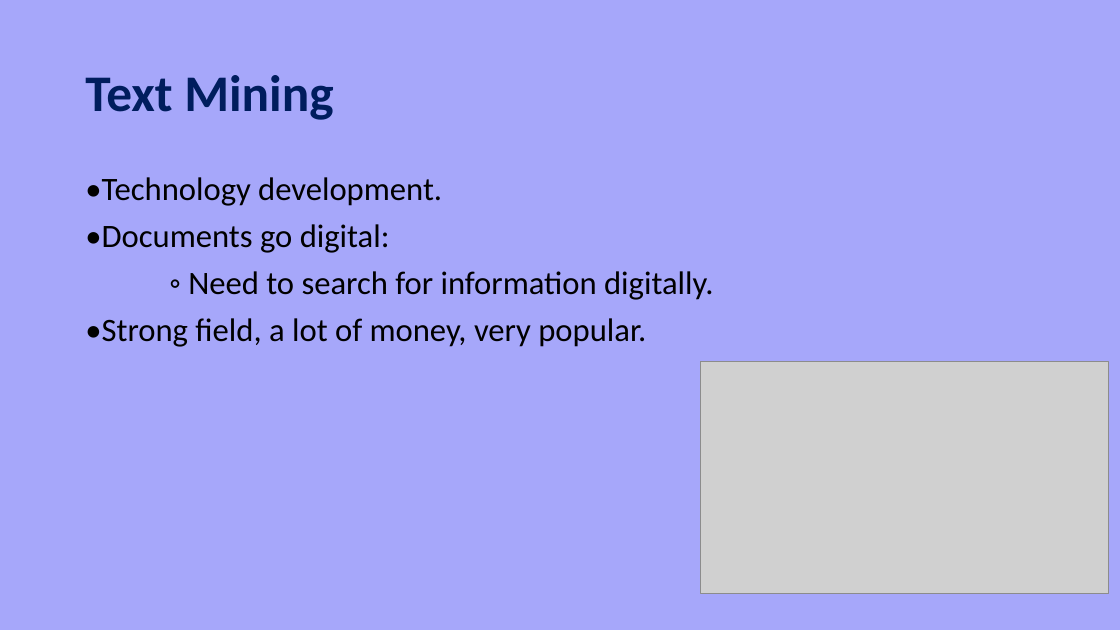
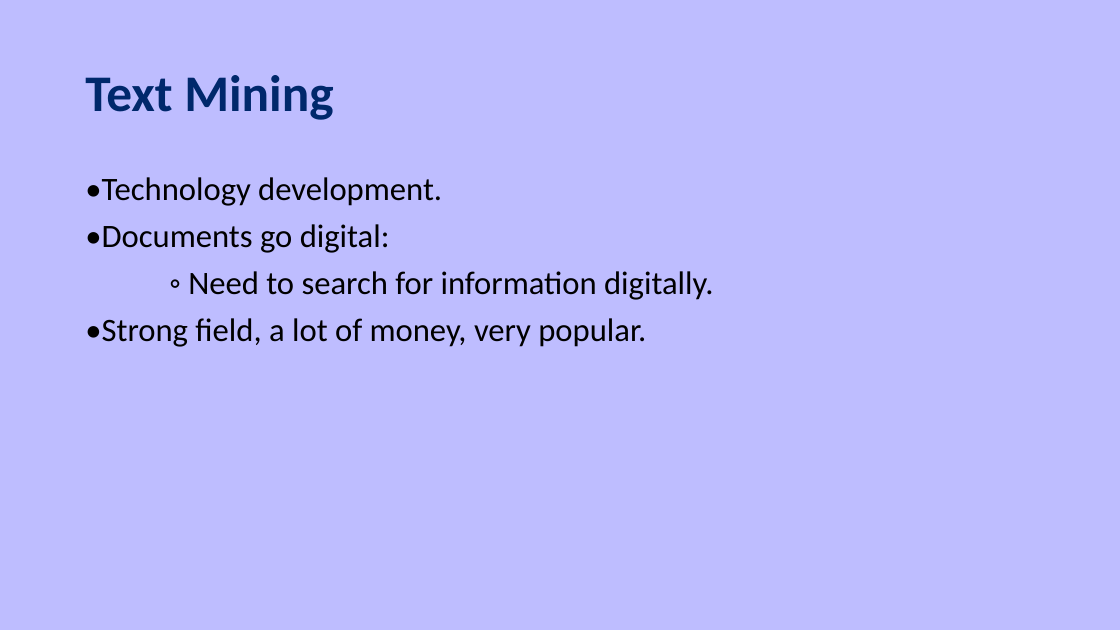
Before and after one commit to moran-abitbul/PreFix, a slide deck: slide 6 of server/uploads/updated-test.pptx. Drawn at 1120x630 pixels with LibreOffice and Linux fonts; fonts in the diff are those of the drawing; grey boxes stand for pictures. Boxes give left, top, right and bottom in pixels: in the first picture for what was removed or moved away, otherwise in the second. Text is boxed around its words. In the diff, an @@ line names an element or a change of style, - is before the commit and + after.

```diff
--- a/server/uploads/updated-test.pptx
+++ b/server/uploads/updated-test.pptx
@@ background #A6A7FA to #BEBDFF @@
@@ title "Text Mining" at [85, 75, 333, 120]: text colour #001D5E to #00286C @@
@@ picture removed at [700, 362, 1108, 595] @@
```
Also in this commit, not shown: 6 other slides changed, 16 other files.
